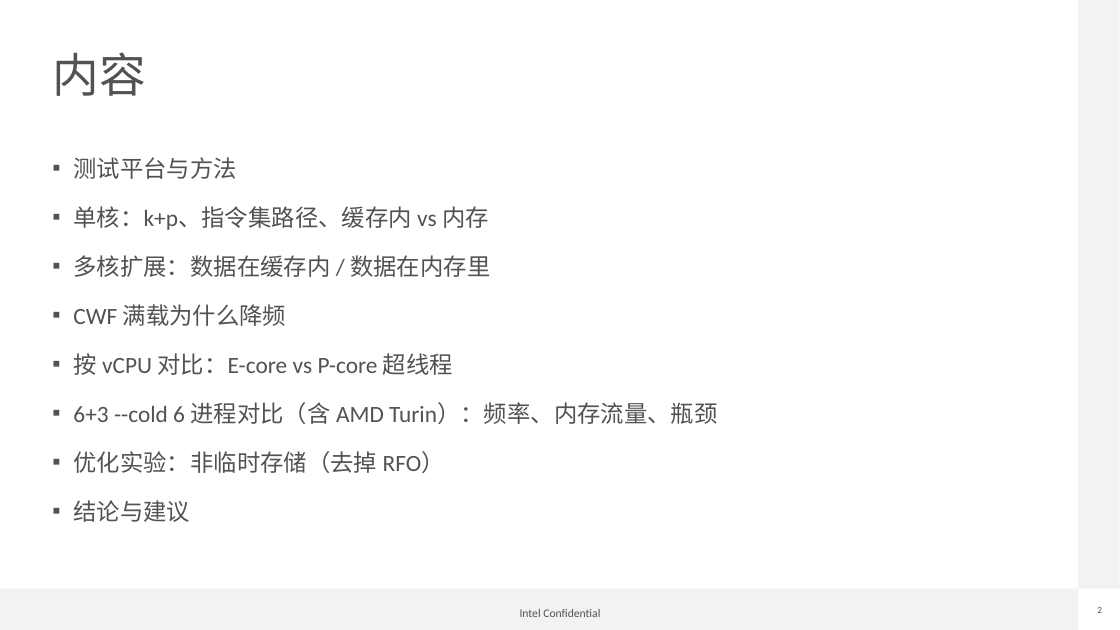
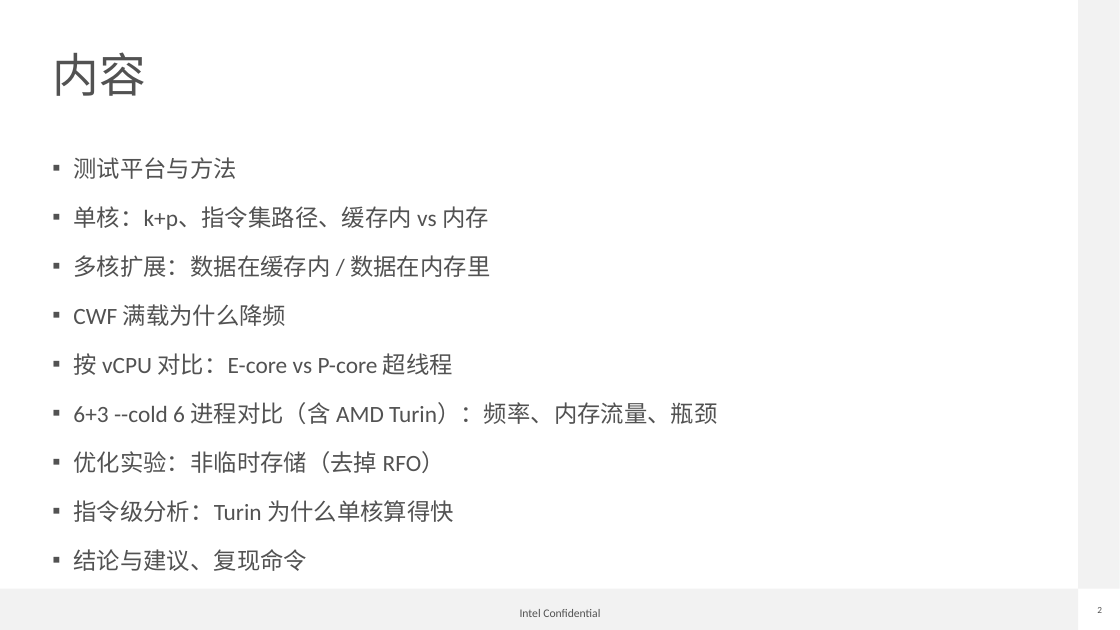
Before and after one commit to liangintel/liang-isa-l, a slide deck: slide 2 of erasure_code/bench/ec_report.pptx. Drawn at 1120x630 pixels with LibreOffice and Linux fonts; fonts in the diff are those of the drawing; background and template pictures are left out. Boxes give left, top, right and bottom in pixels: in the first picture for what was removed or moved away, otherwise in the second. Text is boxed around its words. In the diff, an @@ line names an element or a change of style, - is before the commit and + after.

```diff
--- a/erasure_code/bench/ec_report.pptx
+++ b/erasure_code/bench/ec_report.pptx
@@ text at [73, 500, 454, 571]: text changed @@
-▪ 结论与建议
+▪ 指令级分析：Turin 为什么单核算得快
+▪ 结论与建议、复现命令
```
Also in this commit, not shown: 1 other slide changed, 3 slides added, 3 other files.
